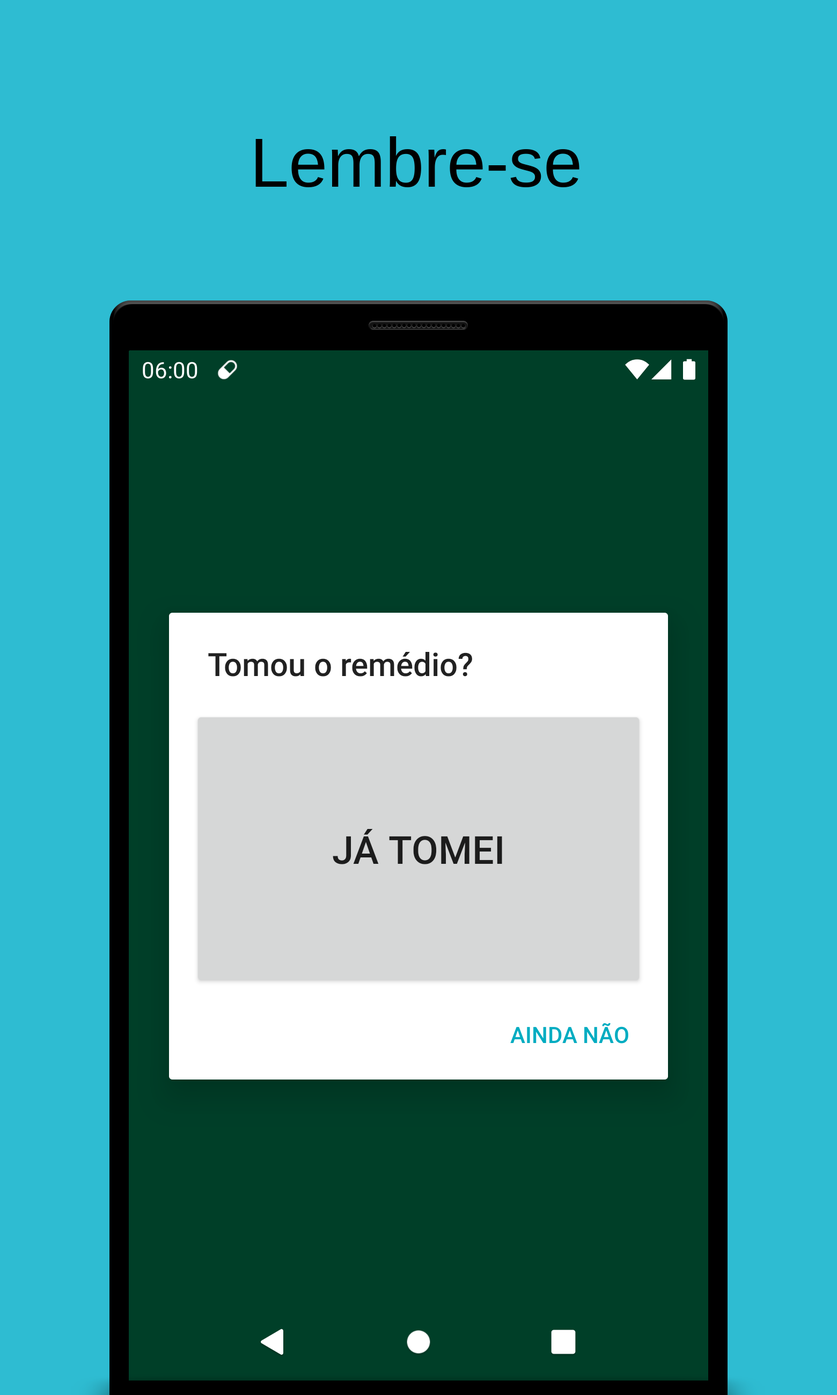
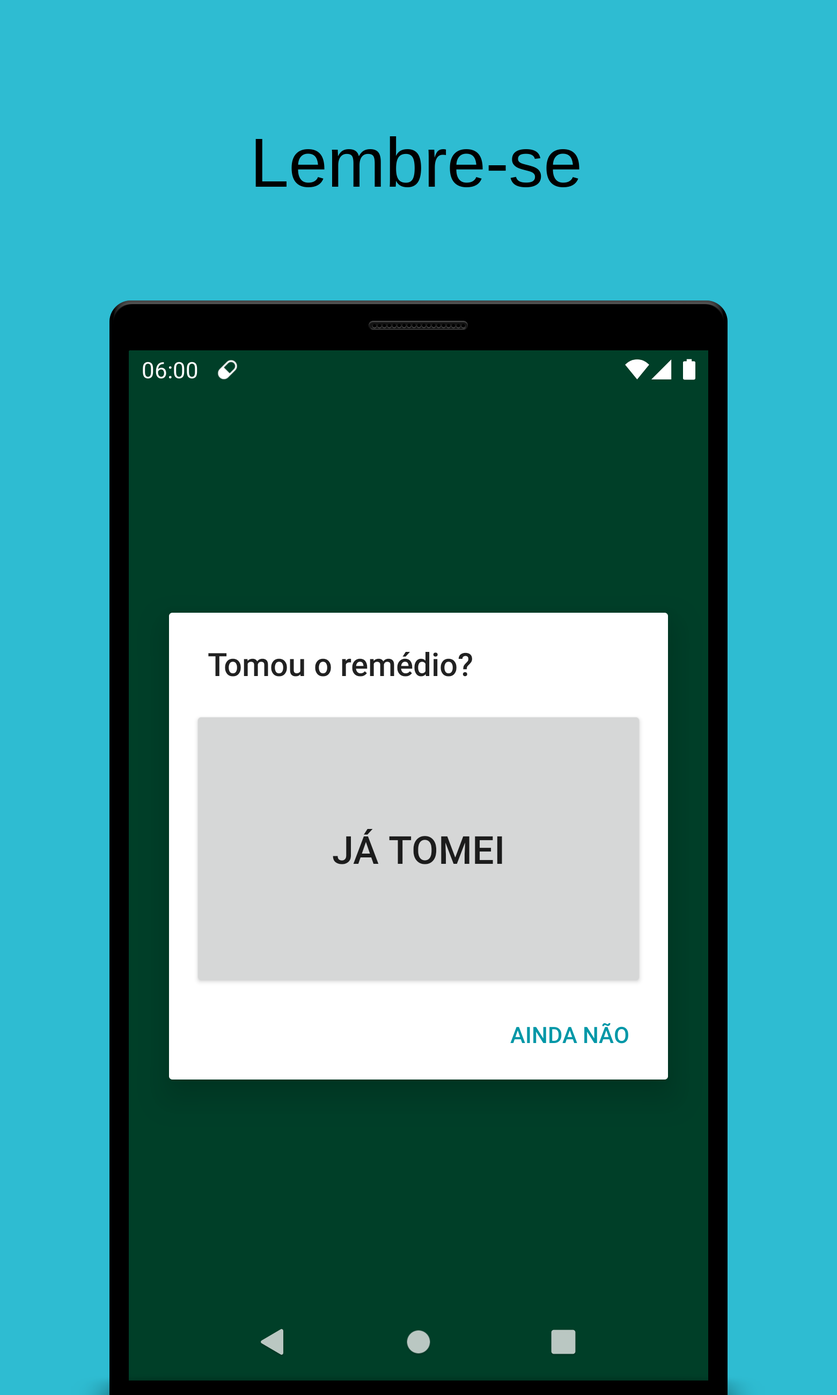
Comparing the layer stacks of the two 837px x 1395px images. Changes:
painted on "Phone" over [260, 1022, 629, 1356]
